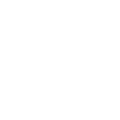
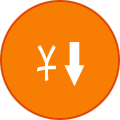
Layers edited between the first and the second 120px x 120px image:
added group "价格降序_h" with 4 layers above "价格降序" over bbox(0, 0, 120, 120)
added layer "Layer 2 copy 23" in group "价格降序_h" over bbox(64, 42, 85, 86)
added layer "¥ copy 2" in group "价格降序_h" over bbox(37, 45, 56, 81)
added layer "Layer 1 copy 11" (99%) in group "价格降序_h" over bbox(0, 0, 120, 120)
